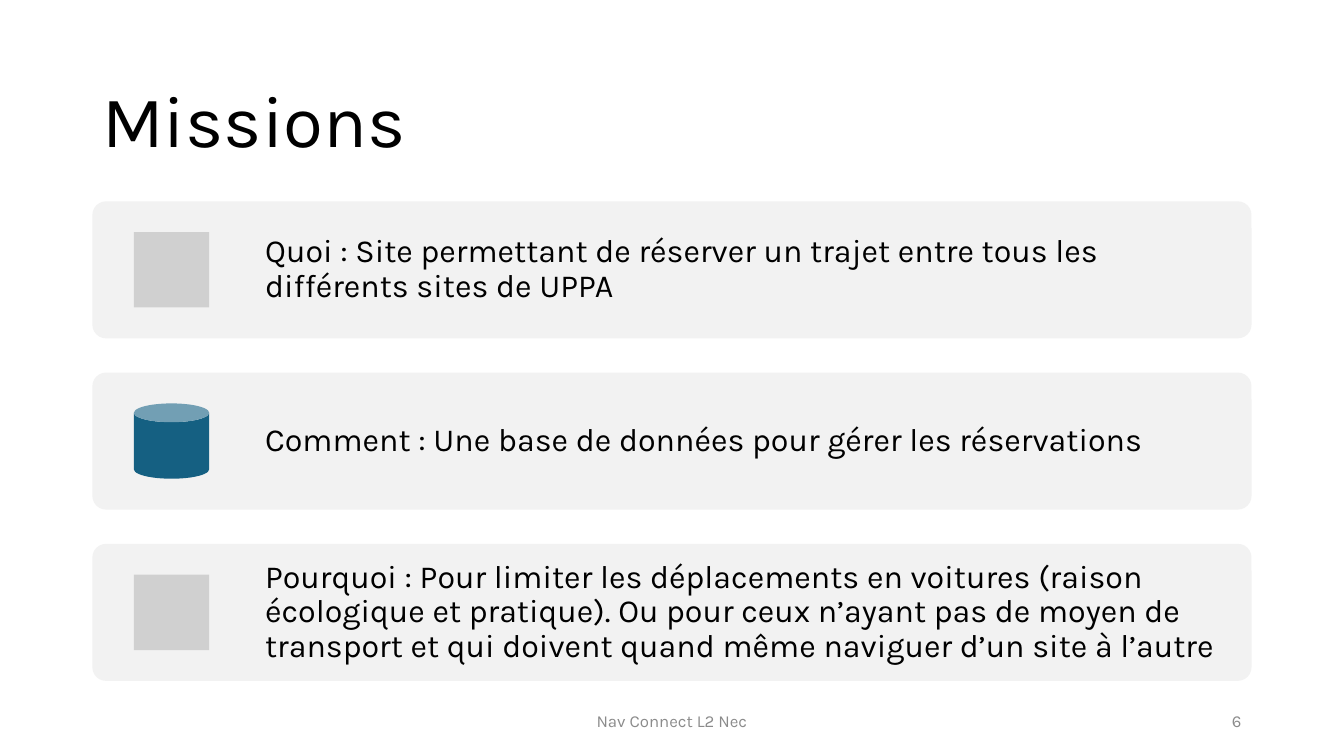
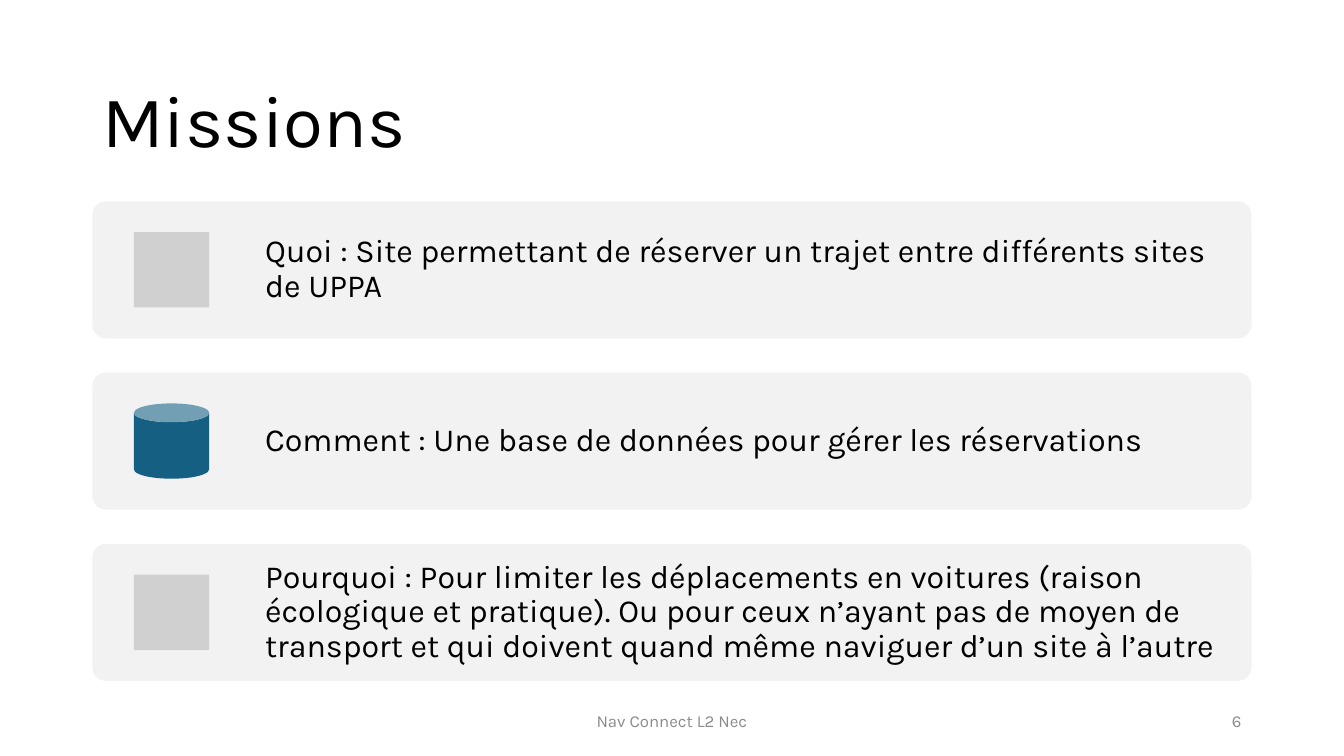
Before and after one commit to ArthurPeyre/UPPA_Navette, a slide deck: slide 6 of AVANT-PROJET/Présentation NavConnect.pptx. Drawn at 1344x756 pixels with LibreOffice and Linux fonts; fonts in the diff are those of the drawing; grey boxes stand for pictures. Boxes give left, top, right and bottom in pixels: in the first picture for what was removed or moved away, otherwise in the second. Text is boxed around its words. In the diff, an @@ line names an element or a change of style, - is before the commit and + after.

Commit message:
présentation

```diff
--- a/AVANT-PROJET/Présentation NavConnect.pptx
+++ b/AVANT-PROJET/Présentation NavConnect.pptx
@@ text at [265,237,1205,298]: text changed @@
-Quoi : Site permettant de réserver un trajet entre tous les différents sites de UPPA
+Quoi : Site permettant de réserver un trajet entre différents sites de UPPA
```
Also in this commit, not shown: 1 other slide changed, 2 other files.
